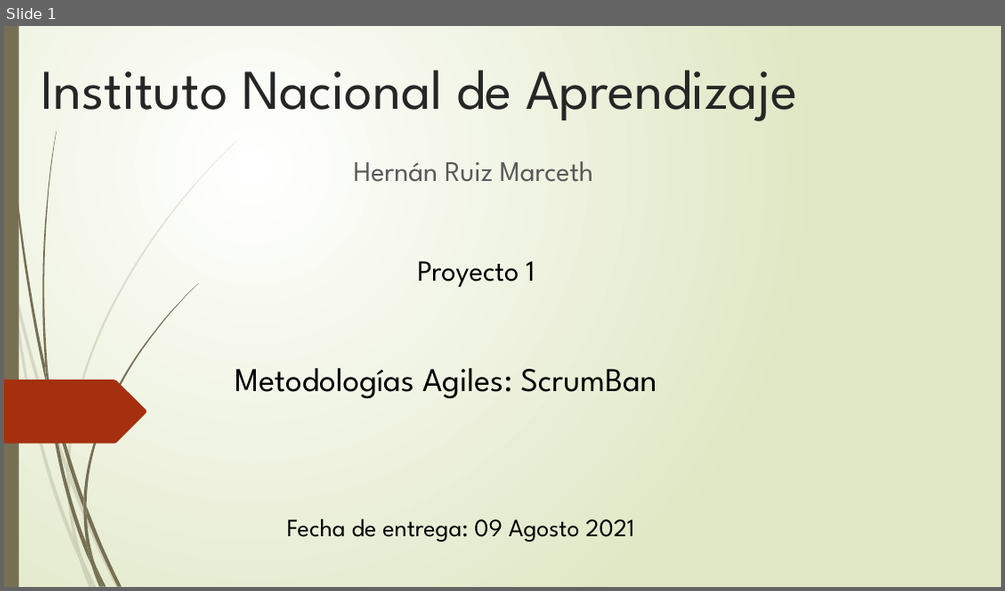
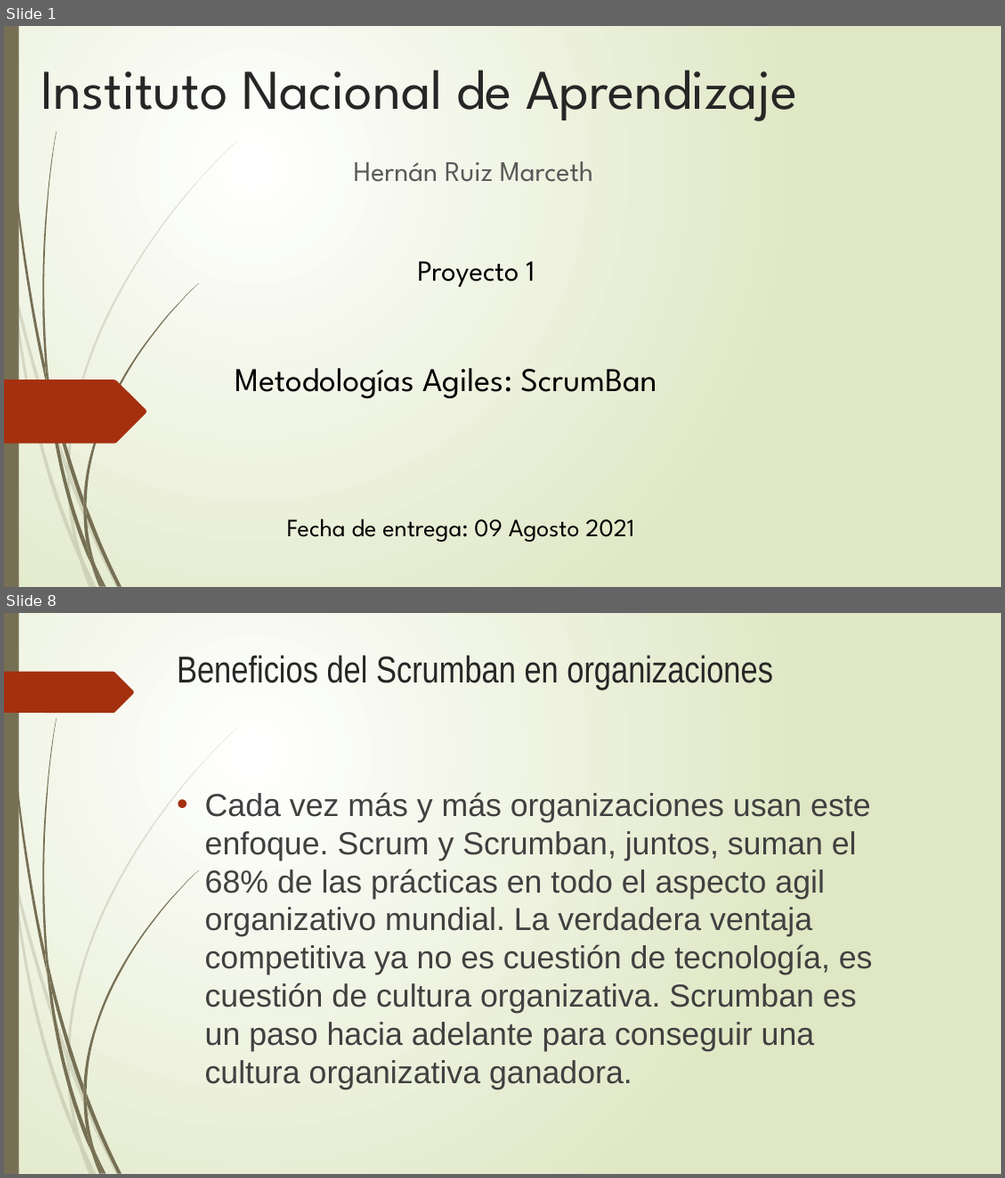
Before and after one commit to HernanAlonso90/Proyecto1, a slide deck: Proyecto 1- Hernan Ruiz M.pptx. Shown one above the other, each under a label of ours: slide 1 before the commit, slides 1 and 8 after it; the slides between them are not shown. The pictures are 1005x591 and 1005x1178 pixels, drawn with LibreOffice and Linux fonts; fonts in the diff are those of the drawing. Boxes give left, top, right and bottom in pixels: in the first picture for what was removed or moved away, otherwise in the second. Text is boxed around its words. In the diff, an @@ line names an element or a change of style, - is before the commit and + after.

```diff
--- a/Proyecto 1- Hernan Ruiz M.pptx
+++ b/Proyecto 1- Hernan Ruiz M.pptx
@@ slide 8 added at [4, 613, 1001, 1174], background gradient #FFFFFF to #DFE8C4; not listed: 23 template elements that a slide beside it also shows @@
@@ title added at [177, 655, 773, 690], 36 pt, text #262626 @@
+Beneficios del Scrumban en organizaciones
@@ freeform shape added at [4, 672, 134, 713], fill #A53010 @@
@@ text added at [205, 792, 873, 1051], 30.6 pt, text #404040 @@
+• Cada vez más y más organizaciones usan este enfoque. Scrum y Scrumban, juntos, suman el 68% de las prácticas en todo el aspecto agil organizativo mundial. La verdadera ventaja competitiva ya no es cuestión de tecnología, es cuestión de cultura organizativa. Scrumban es un paso hacia adelante para conseguir una cultura organizativa ganadora.
```
Also in this commit, not shown: 9 other slides added.
